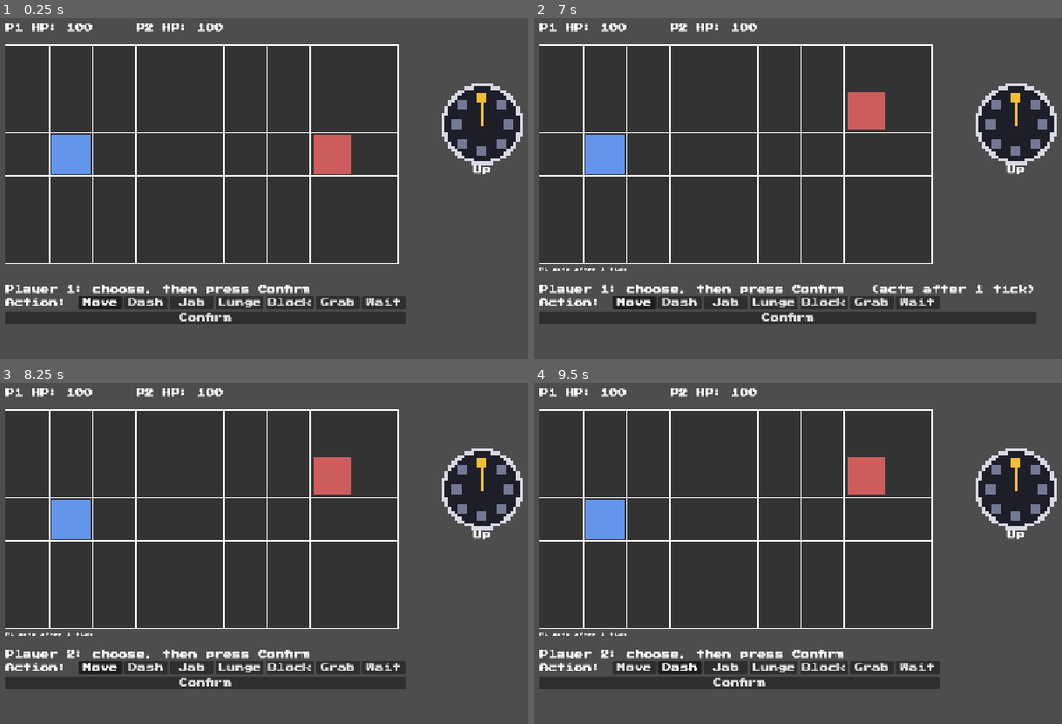
Above: before the commit, frames 1-4 (two rows, left to right).
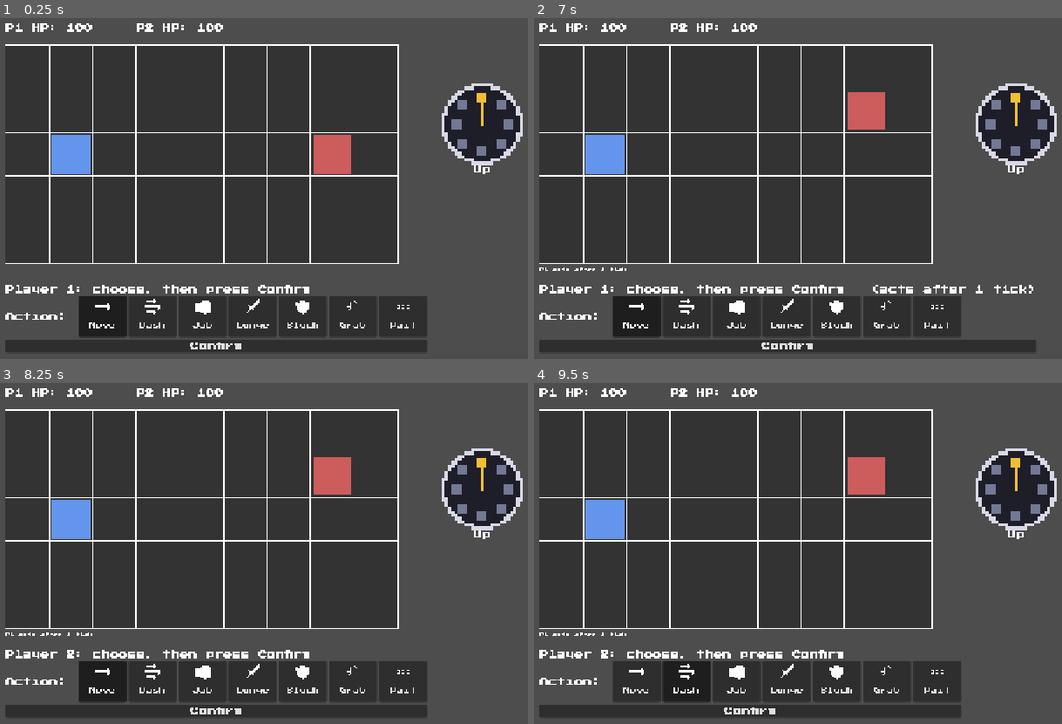
Above: after the commit, the same moments.

Repository: chunaa44/StrategyFighter
Game: Godot game, scene res://scenes/main.tscn
Same seed, same stepped clock (60 frames per second), same inputs: the game is played once before the commit and once after it.
Inputs:
- Up to frame 1 (0.25 s): no input
- Up to frame 2 (7 s): click "Move" at 0.5 s; click "Dash" at 1.25 s; click "Jab" at 2 s; click "Lunge" at 2.75 s; click "Block" at 3.5 s; click "Grab" at 4.25 s; click "Wait" at 5 s; click "Confirm" at 5.75 s; click "Confirm" at 6.5 s
- Up to frame 3 (8.25 s): click "Confirm" at 7.25 s; click "Move" at 8 s
- Up to frame 4 (9.5 s): click "Dash" at 8.75 s

The runs differ from the first frame. In frame 1, 8.6% of the frame differs, in the area x 0-93%, y 1-98%; in frame 2, 9.7%, in the area x 0-96%, y 1-98%; in frame 3, 8.6%; in frame 4, 8.7%.

Commit message:
Add action icons.

Diff:
--- a/project.godot
+++ b/project.godot
@@ -36,6 +36,7 @@
 
 [rendering]
 
+textures/canvas_textures/default_texture_filter=0
 rendering_device/driver.windows="d3d12"
 renderer/rendering_method="gl_compatibility"
 renderer/rendering_method.mobile="gl_compatibility"
--- a/scripts/pick_screen.gd
+++ b/scripts/pick_screen.gd
@@ -7,6 +7,10 @@
 const BOX_POSITION = Vector2(100, 490)
 const WHEEL_POSITION = Vector2(900, 120)
 const TITLE_SIZE = 16
+
+const ICON_PATH = "res://assets/icons/%s.png"
+const BUTTON_SIZE = Vector2(88, 76)
+const BUTTON_FONT_SIZE = 12
 
 var current_player = 1
 var pick1 = {}
@@ -49,15 +53,30 @@
 	var label = Label.new()
 	label.text = row_name
 	label.custom_minimum_size = Vector2(130, 0)
+	label.vertical_alignment = VERTICAL_ALIGNMENT_CENTER
 	row.add_child(label)
 
 	for option in options:
-		var button = Button.new()
-		button.text = option
-		button.toggle_mode = true
-		button.button_group = group
-		button.custom_minimum_size = Vector2(80, 0)
-		row.add_child(button)
+		row.add_child(make_action_button(option, group))
+
+
+# icon sits above the name, a missing icon file leaves a text-only button
+func make_action_button(option, group):
+	var button = Button.new()
+	button.text = option
+	button.toggle_mode = true
+	button.button_group = group
+	button.custom_minimum_size = BUTTON_SIZE
+	button.add_theme_font_size_override("font_size", BUTTON_FONT_SIZE)
+	button.texture_filter = CanvasItem.TEXTURE_FILTER_NEAREST
+
+	var icon_file = ICON_PATH % option.to_lower()
+	if ResourceLoader.exists(icon_file):
+		button.icon = load(icon_file)
+		button.icon_alignment = HORIZONTAL_ALIGNMENT_CENTER
+		button.vertical_icon_alignment = VERTICAL_ALIGNMENT_TOP
+		button.expand_icon = false
+	return button
 
 
 func reset_selection():
Binary file added: assets/icons/block.png
Not shown, added: assets/icons/block.png.import
Binary file added: assets/icons/dash.png
Not shown, added: assets/icons/dash.png.import
Binary file added: assets/icons/grab.png
Not shown, added: assets/icons/grab.png.import
Binary file added: assets/icons/jab.png
Not shown, added: assets/icons/jab.png.import
Binary file added: assets/icons/lunge.png
Not shown, added: assets/icons/lunge.png.import
Binary file added: assets/icons/move.png
Not shown, added: assets/icons/move.png.import
(and 2 more such lines)
